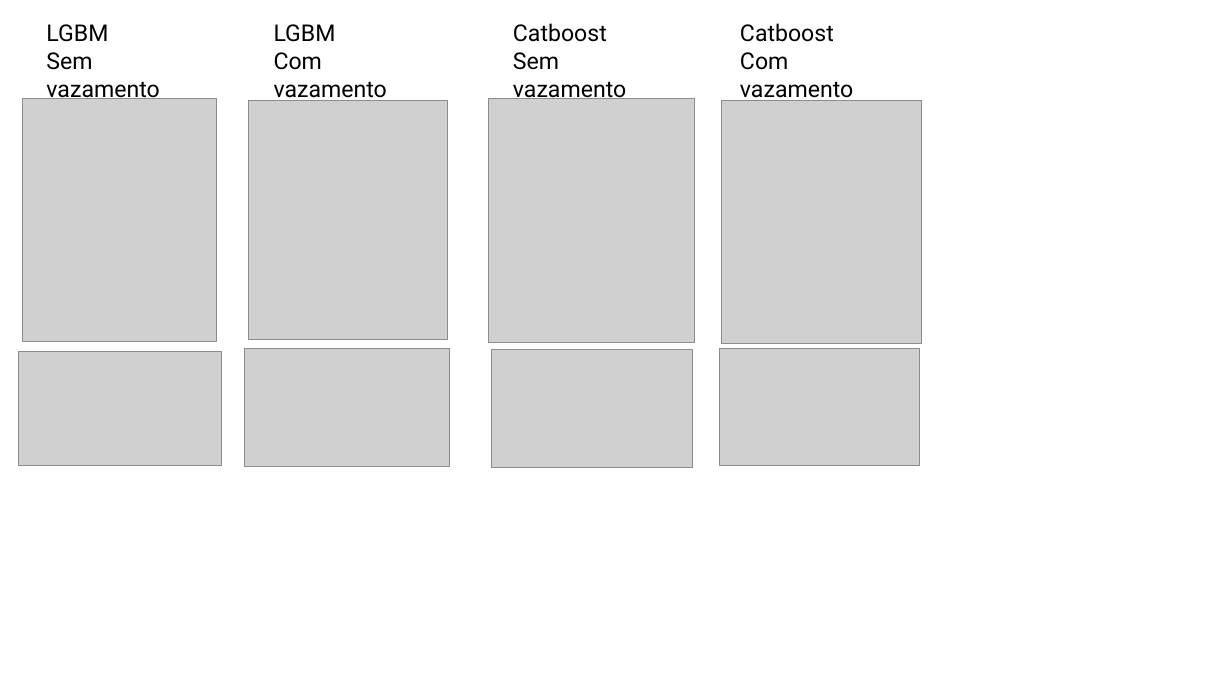
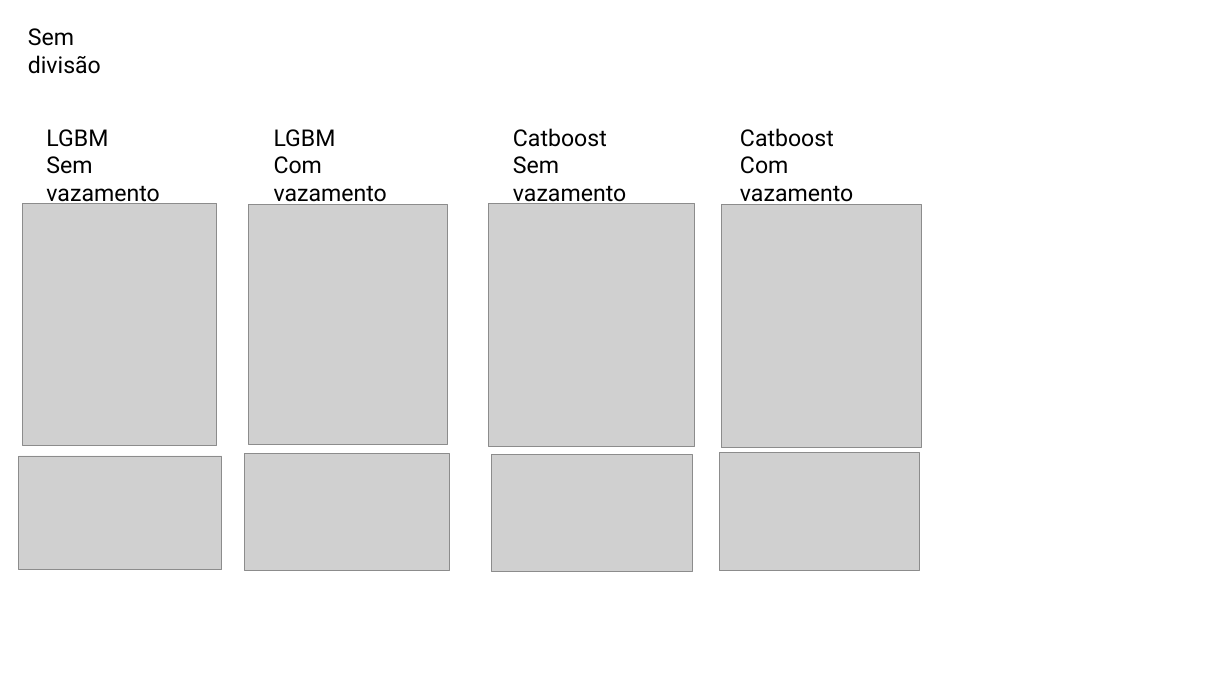
Before and after one commit to alexandrebcruz/MinhasLibs, a slide deck: slide 2 of Analise_Comparativa_TecnicasTreinamento/Evidencias.pptx. Drawn at 1232x693 pixels with LibreOffice and Linux fonts; fonts in the diff are those of the drawing; grey boxes stand for pictures. Boxes give left, top, right and bottom in pixels: in the first picture for what was removed or moved away, otherwise in the second. Text is boxed around its words. In the diff, an @@ line names an element or a change of style, - is before the commit and + after.

```diff
--- a/Analise_Comparativa_TecnicasTreinamento/Evidencias.pptx
+++ b/Analise_Comparativa_TecnicasTreinamento/Evidencias.pptx
@@ text added at [28, 28, 101, 74], 18 pt, text #000000 @@
+Sem divisão
@@ 8 pictures, 4 texts: place and size @@
-8 pictures, 4 texts at [18, 23, 922, 468]
+8 pictures, 4 texts at [18, 128, 922, 572]
```
Also in this commit, not shown: 1 slide added, 2 other files.
